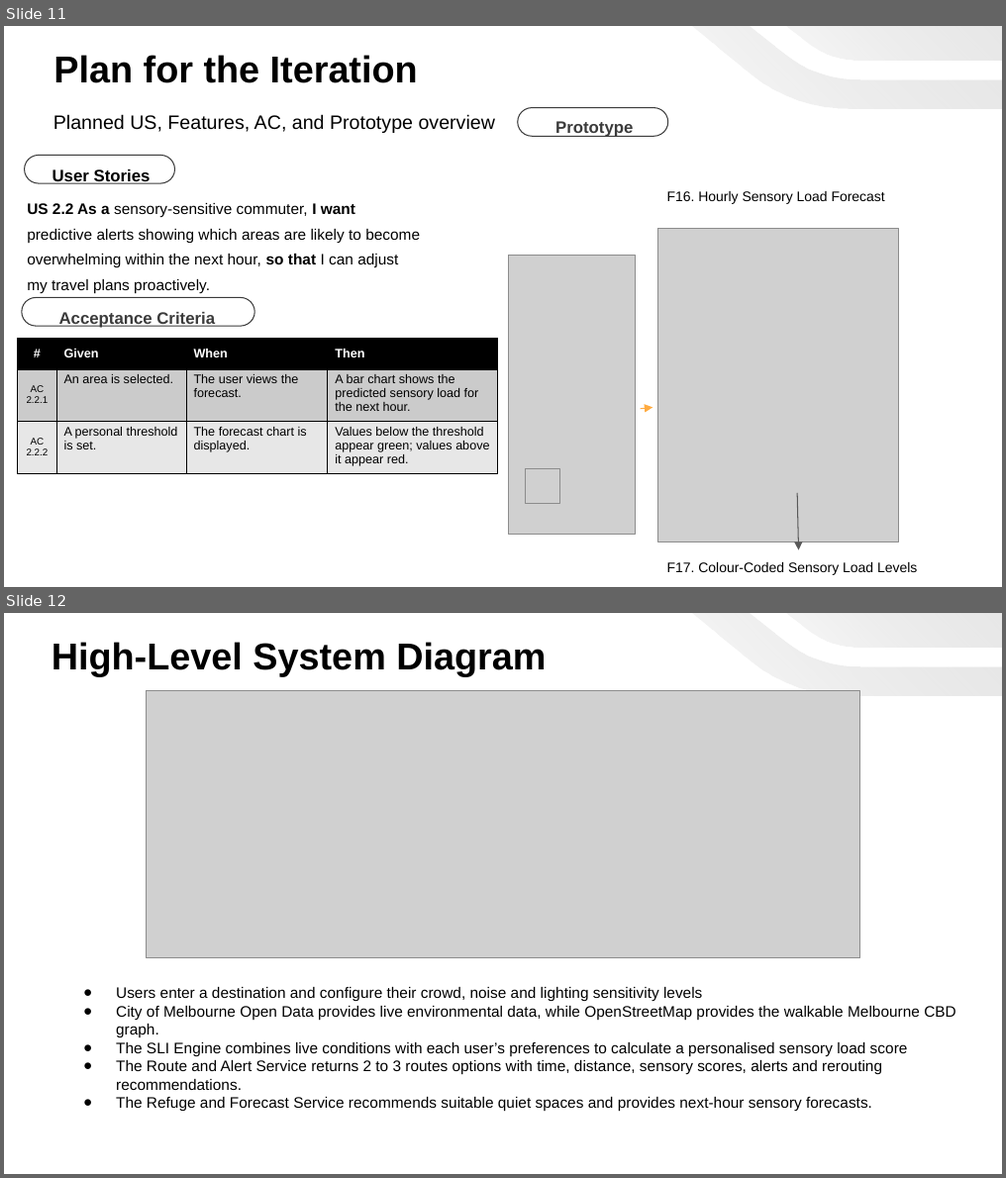
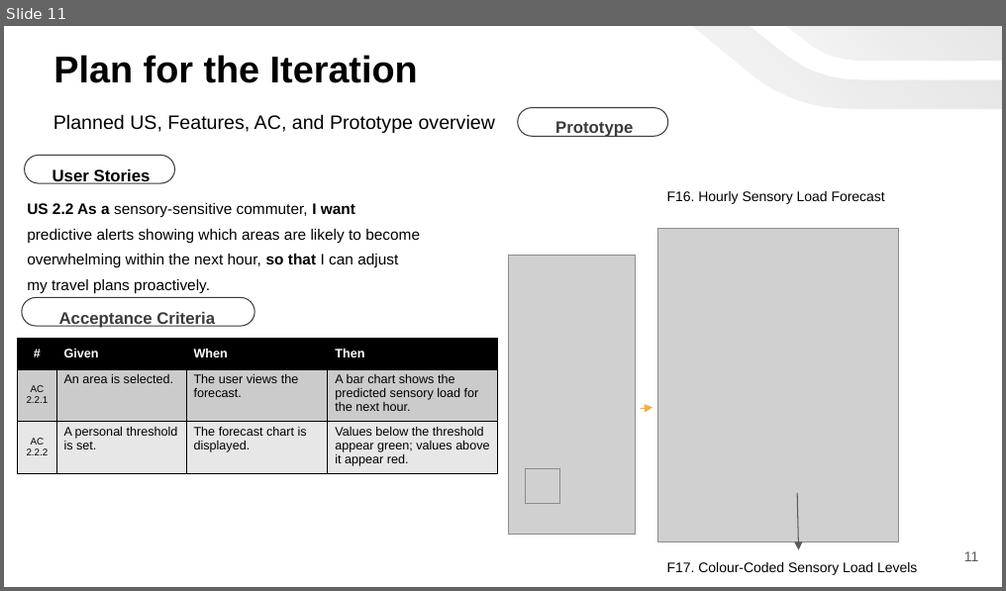
Before and after one commit to AVI-080602/FinalYearProjectOnboarding, a slide deck: Onboarding Presentation Slides.pptx. Shown one above the other, each under a label of ours: slides 11 and 12 before the commit, slide 11 after it. The pictures are 1006x1178 and 1006x591 pixels, drawn with LibreOffice and Linux fonts; fonts in the diff are those of the drawing; grey boxes stand for pictures. Boxes give left, top, right and bottom in pixels: in the first picture for what was removed or moved away, otherwise in the second. Text is boxed around its words. In the diff, an @@ line names an element or a change of style, - is before the commit and + after.

```diff
--- a/Onboarding Presentation Slides.pptx
+++ b/Onboarding Presentation Slides.pptx
@@ slide 12 removed at box(4, 613, 1002, 1174), background #FFFFFF @@
@@ text removed at box(52, 642, 546, 676) @@
-High-Level System Diagram
@@ freeform shape removed at box(616, 613, 1002, 696) @@
@@ freeform shape removed at box(717, 613, 1002, 647) @@
@@ picture removed at box(146, 691, 859, 959) @@
@@ text removed at box(116, 987, 956, 1112) @@
-● Users enter a destination and configure their crowd, noise and lighting sensitivity levels
-● City of Melbourne Open Data provides live environmental data, while OpenStreetMap provides the walkable Melbourne CBD graph.
-● The SLI Engine combines live conditions with each user’s preferences to calculate a personalised sensory load score
-● The Route and Alert Service returns 2 to 3 routes options with time, distance, sensory scores, alerts and rerouting recommendations.
-● The Refuge and Forecast Service recommends suitable quiet spaces and provides next-hour sensory forecasts.
@@ slide 11 changed as well @@
@@ page number added at box(964, 552, 978, 562), 10 pt, text #595959 @@
+11
```
Also in this commit, not shown: 17 other slides changed, 1 other slide removed.
